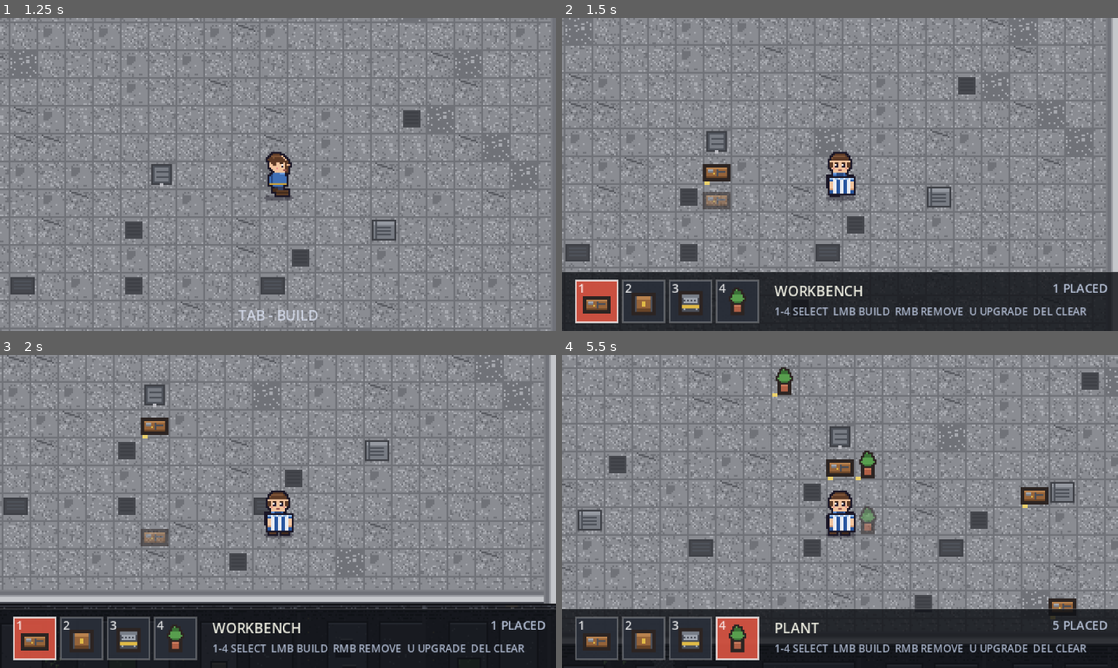
Above: before the commit, frames 1-4 (two rows, left to right).
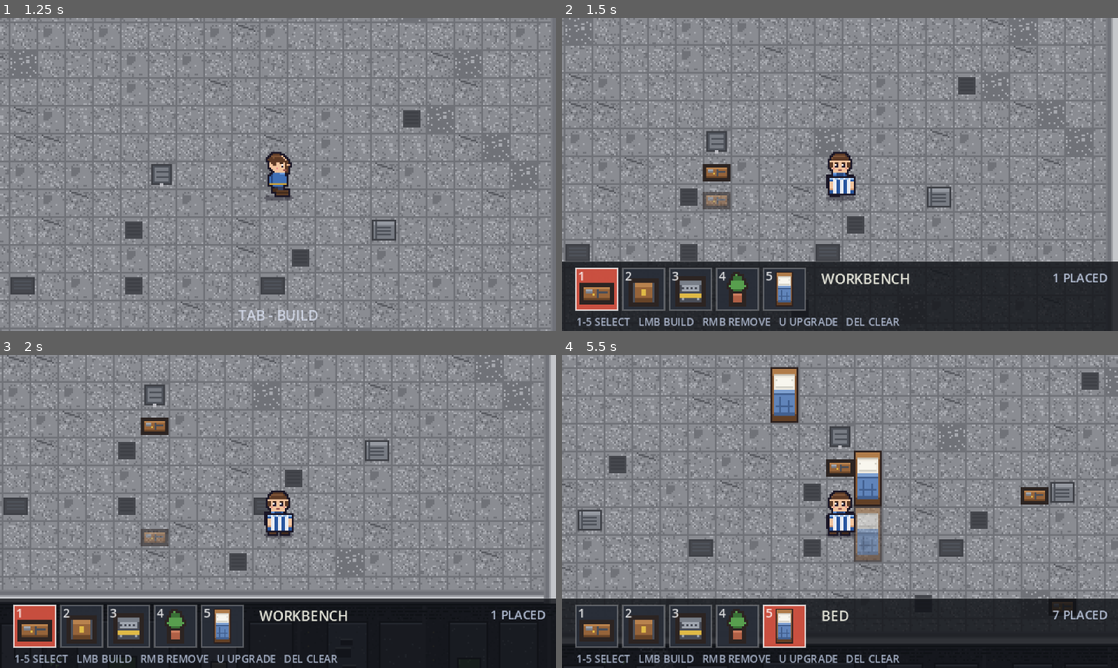
Above: after the commit, the same moments.

Repository: zhoucswift-cmd/pixel-survivor
Game: Godot game, scene res://scenes/base.tscn
Same seed, same stepped clock (60 frames per second), same inputs: the game is played once before the commit and once after it.
Inputs (mouse positions are in pixels of both pictures, inside the frame that each line leads up to):
- Up to frame 1 (1.25 s): tap Enter at 0.5 s; move the mouse to (400, 158) at 0.52 s; hold D (move_right) from 0.53 s (still down); hold E (interact) from 0.53 s (still down); click (400, 158) at 0.67 s
- Up to frame 2 (1.5 s): move the mouse to (728, 190) at 1.27 s; release D (move_right) at 1.28 s; release E (interact) at 1.28 s; hold S (move_down) from 1.28 s (still down); tap Tab (build_mode) at 1.35 s; click (728, 190) at 1.42 s
- Up to frame 3 (2 s): keep holding S (move_down); tap E (interact) at 1.55 s
- Up to frame 4 (5.5 s): move the mouse to (895, 442) at 2.02 s; release S (move_down) at 2.03 s; hold D (move_right) 2.03-2.78 s; hold E (interact) 2.03-2.78 s; click (895, 442) at 2.17 s; move the mouse to (812, 574) at 2.77 s; hold W (move_up) 2.78-3.53 s; click (812, 574) at 2.85 s; tap E (interact) at 3.05, 4.55 s; move the mouse to (1006, 558) at 3.52 s; hold E (interact) 3.53-4.28 s; hold A (move_left) 3.53-5.03 s; tap 1 at 3.6 s; click (1006, 558) at 3.67 s; tap R (reload) at 4.15 s; move the mouse to (673, 464) at 4.27 s; tap 9 at 4.35 s; click (673, 464) at 4.42 s; move the mouse to (867, 511) at 5.02 s; hold S (move_down) from 5.03 s (still down); hold E (interact) from 5.03 s (still down); tap U at 5.1 s; click (867, 511) at 5.17 s

Frame 1 is identical in both runs. In frame 2, 8.7% of the frame differs, in the area x 0-100%, y 52-99%; in frame 3, 8.5%; in frame 4, 12%, in the area x 0-100%, y 3-99%.

Commit message:
feat: 新增可升级的床（1x2 占地），建造系统支持多格家具
- BaseFurniture 增加 footprint；放/拆/预览/占位判断按整块占地计算
- 新增 bed.png (16x32) / bed.tres（footprint 1x2, max_level 3, tools/make_bed.lua）
- HUD 家具槽位图标按槽位等比缩放；操作提示单独一行、改成 1-5

Diff:
--- /dev/null
+++ b/assets/base/bed.tres
@@ -0,0 +1,12 @@
+[gd_resource type="Resource" script_class="BaseFurniture" load_steps=3 format=3]
+
+[ext_resource type="Script" path="res://scripts/base_furniture.gd" id="1_type"]
+[ext_resource type="Texture2D" path="res://assets/base/bed.png" id="2_tex"]
+
+[resource]
+script = ExtResource("1_type")
+display_name = "床"
+short_name = "BED"
+texture = ExtResource("2_tex")
+footprint = Vector2i(1, 2)
+max_level = 3
--- a/scripts/base_builder.gd
+++ b/scripts/base_builder.gd
@@ -66,6 +66,28 @@
 	return _pieces.size()
 
 
+## 一个家具从 cell 开始覆盖的所有格子
+func cells_for(cell: Vector2i, data: BaseFurniture) -> Array[Vector2i]:
+	var cells: Array[Vector2i] = []
+	for dy in data.footprint.y:
+		for dx in data.footprint.x:
+			cells.append(cell + Vector2i(dx, dy))
+	return cells
+
+
+## 这个位置能不能放（整块占地都要空着、可建）
+func can_place(cell: Vector2i, type_index := -1) -> bool:
+	if types.is_empty():
+		return false
+	if type_index < 0:
+		type_index = selected
+	var data: BaseFurniture = types[clampi(type_index, 0, types.size() - 1)]
+	for c in cells_for(cell, data):
+		if not is_buildable(c) or _pieces.has(c):
+			return false
+	return true
+
+
 ## 在某格放一个家具；返回是否成功
 func place(cell: Vector2i, type_index := -1, start_level := 1) -> bool:
 	if types.is_empty():
@@ -73,13 +95,15 @@
 	if type_index < 0:
 		type_index = selected
 	type_index = clampi(type_index, 0, types.size() - 1)
-	if not is_buildable(cell) or _pieces.has(cell):
-		return false
-
+	if not can_place(cell, type_index):
+		return false
+
+	var data: BaseFurniture = types[type_index]
 	var piece: Node2D = PLACED_SCENE.instantiate()
 	add_child(piece)
-	piece.setup(types[type_index], cell, start_level)
-	_pieces[cell] = piece
+	piece.setup(data, cell, start_level)
+	for c in cells_for(cell, data):
+		_pieces[c] = piece
 	layout_changed.emit()
 	_save_layout()
 	return true
@@ -90,8 +114,10 @@
 	var piece: Node2D = _pieces.get(cell, null)
 	if piece == null:
 		return false
+	for c: Vector2i in _pieces.keys():
+		if _pieces[c] == piece:
+			_pieces.erase(c)
 	piece.queue_free()
-	_pieces.erase(cell)
 	layout_changed.emit()
 	_save_layout()
 	return true
@@ -171,14 +197,19 @@
 		return
 
 	var cell := _mouse_cell()
-	# 鼠标不在平台格子里（比如飘到外面的城市上）就不显示预览
-	_ghost.visible = _in_board(cell)
-	if not _ghost.visible:
-		return
-
-	_ghost.position = _cell_center(cell)
-	_ghost.modulate = Color(1, 1, 1, 0.55) if is_buildable(cell) and not _pieces.has(cell) \
-		else Color(1, 0.45, 0.42, 0.5)
+	var data := selected_type()
+
+	# 整块占地都要在平台范围内，否则不显示预览
+	var inside := true
+	for c in cells_for(cell, data):
+		if c.x < 0 or c.y < 0 or c.x >= _board.x or c.y >= _board.y:
+			inside = false
+	_ghost.visible = inside
+	if not inside:
+		return
+
+	_ghost.position = Vector2(cell) * TILE + Vector2(data.footprint) * TILE * 0.5
+	_ghost.modulate = Color(1, 1, 1, 0.55) if can_place(cell) else Color(1, 0.45, 0.42, 0.5)
 
 
 ## 是不是在 30x30 平台范围内
@@ -211,7 +242,7 @@
 
 func _load_types() -> void:
 	# 固定顺序，保证 1-4 对应工作台 / 储物箱 / 发电机 / 盆栽
-	for file in ["workbench", "storage", "generator", "plant"]:
+	for file in ["workbench", "storage", "generator", "plant", "bed"]:
 		var res: BaseFurniture = load("res://assets/base/%s.tres" % file)
 		if res != null:
 			types.append(res)
--- a/scripts/base_furniture.gd
+++ b/scripts/base_furniture.gd
@@ -6,6 +6,8 @@
 ## HUD 上显示的英文短名（默认字体没有中文）
 @export var short_name := "FURNITURE"
 @export var texture: Texture2D
+## 占几格（宽 x 高），比如床是 1x2
+@export var footprint := Vector2i(1, 1)
 ## 最高等级（升级只影响外观和等级标记，数值系统以后再加）
 @export var max_level := 3
 ## 每级做什么（可选说明，给以后接数值用）
--- a/scripts/base_hud.gd
+++ b/scripts/base_hud.gd
@@ -46,7 +46,7 @@
 		return
 
 	# 底部底板
-	var bar_h := 34.0
+	var bar_h := 40.0
 	var bar_y := screen.y - bar_h
 	draw_rect(Rect2(0, bar_y, screen.x, bar_h), Color(0.06, 0.07, 0.09, 0.82))
 	draw_line(Vector2(0, bar_y), Vector2(screen.x, bar_y), Color(1, 1, 1, 0.12), 1.0)
@@ -54,7 +54,7 @@
 	# 槽位
 	var types: Array = _builder.types
 	var x := 8.0
-	var y := bar_y + 5.0
+	var y := bar_y + 4.0
 	for i in types.size():
 		var rect := Rect2(x, y, SLOT, SLOT)
 		var is_selected: bool = i == _selected
@@ -64,8 +64,12 @@
 		var data: BaseFurniture = types[i]
 		if data != null and data.texture != null:
 			var tex: Texture2D = data.texture
-			var pos := rect.position + (Vector2(SLOT, SLOT) - tex.get_size()) * 0.5
-			draw_texture_rect(tex, Rect2(pos, tex.get_size()), false)
+			# 图标按槽位等比缩放（床这种 1x2 的也能塞进来）
+			var tex_size := tex.get_size()
+			var fit := minf((SLOT - 4.0) / tex_size.x, (SLOT - 4.0) / tex_size.y)
+			var draw_size := tex_size * fit
+			var pos := rect.position + (Vector2(SLOT, SLOT) - draw_size) * 0.5
+			draw_texture_rect(tex, Rect2(pos, draw_size), false)
 
 		var num := str(i + 1)
 		draw_string(font, rect.position + Vector2(1, 7), num,
@@ -81,7 +85,7 @@
 		level_text = "  LV%d/%d" % [hovered.level, hovered.data.max_level]
 	draw_string(font, Vector2(x + 6.0, y + 9.0), name_text + level_text,
 		HORIZONTAL_ALIGNMENT_LEFT, -1, 8, Color(0.95, 0.95, 0.9, 0.95))
-	draw_string(font, Vector2(x + 6.0, y + 20.0), "1-4 SELECT  LMB BUILD  RMB REMOVE  U UPGRADE  DEL CLEAR",
+	draw_string(font, Vector2(8.0, y + 33.0), "1-5 SELECT   LMB BUILD   RMB REMOVE   U UPGRADE   DEL CLEAR",
 		HORIZONTAL_ALIGNMENT_LEFT, -1, 6, Color(0.8, 0.85, 0.95, 0.8))
 
 	# 放置数量
--- a/scripts/placed_furniture.gd
+++ b/scripts/placed_furniture.gd
@@ -15,7 +15,7 @@
 	cell = at_cell
 	level = clampi(start_level, 1, furniture.max_level)
 
-	position = Vector2(at_cell) * TILE + Vector2(TILE, TILE) * 0.5
+	position = Vector2(at_cell) * TILE + Vector2(furniture.footprint) * TILE * 0.5
 
 	if _sprite == null:
 		_sprite = Sprite2D.new()
@@ -40,7 +40,8 @@
 func _draw() -> void:
 	if data == null:
 		return
-	# 等级标记：底部小方块
+	# 等级标记：贴在这个家具占地的底部
+	var bottom := float(data.footprint.y) * TILE * 0.5 - 4.0
+	var left := -float(data.footprint.x) * TILE * 0.5 + 2.0
 	for i in level:
-		var x := -7.0 + float(i) * 4.0
-		draw_rect(Rect2(x, 7.0, 3.0, 2.0), Color(0.95, 0.84, 0.42, 0.95))
+		draw_rect(Rect2(left + float(i) * 4.0, bottom, 3.0, 2.0), Color(0.95, 0.84, 0.42, 0.95))
Binary file added: assets/base/bed.aseprite
Binary file added: assets/base/bed.png
Not shown, added: assets/base/bed.png.import
Binary file added: docs/screenshots/base_bed.png
